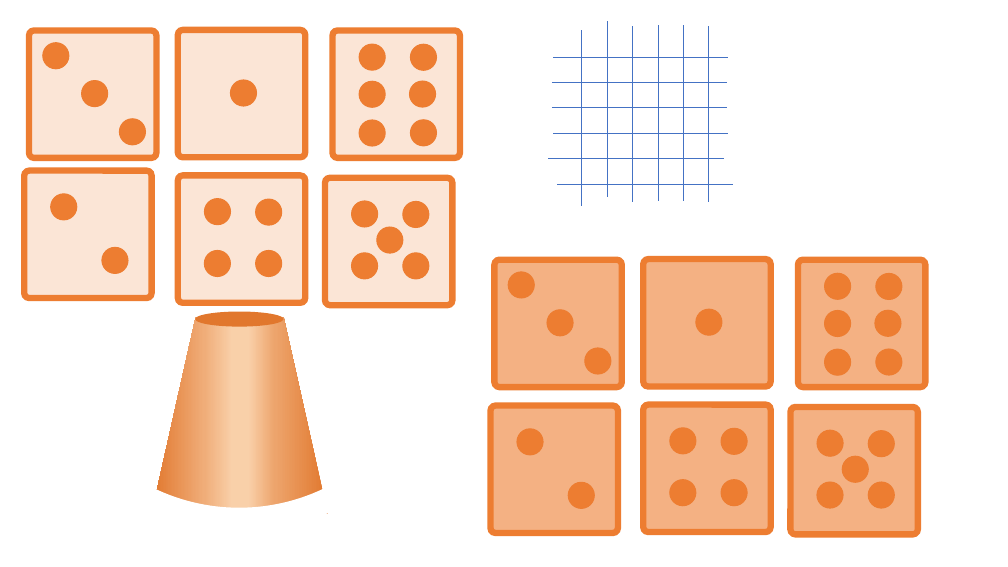
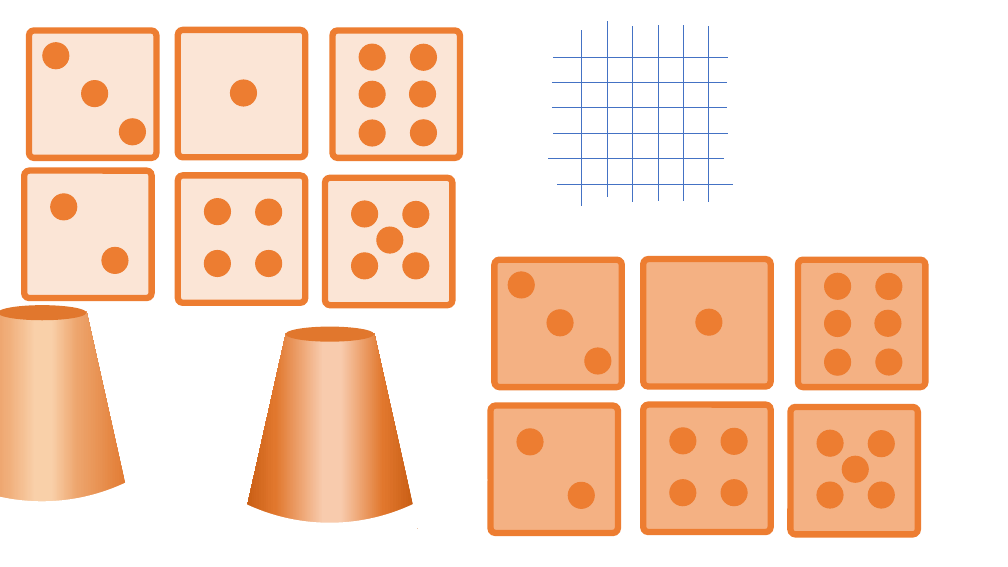
Before and after one commit to CodingPerudo/rudo, a slide deck: slide 2 of dice_face.pptx. Drawn at 1008x567 pixels with LibreOffice and Linux fonts; fonts in the diff are those of the drawing. Boxes give left, top, right and bottom in pixels: in the first picture for what was removed or moved away, otherwise in the second. Text is boxed around its words. In the diff, an @@ line names an element or a change of style, - is before the commit and + after.

```diff
--- a/dice_face.pptx
+++ b/dice_face.pptx
@@ arc (boxed as its full ellipse) resized from (x1=0, y1=17, x2=534, y2=567) to (x1=0, y1=11, x2=337, y2=567) @@
@@ arc (boxed as its full ellipse) added at (x1=35, y1=32, x2=625, y2=567), outline #FFFFFF 23 pt @@
@@ ellipse moved from (x1=195, y1=312, x2=284, y2=327) to (x1=0, y1=306, x2=86, y2=321) @@
@@ trapezoid resized from (x1=152, y1=318, x2=328, y2=514) to (x1=0, y1=311, x2=131, y2=507) @@
@@ ellipse added at (x1=286, y1=327, x2=374, y2=342), fill #E1772D @@
@@ trapezoid added at (x1=242, y1=333, x2=418, y2=529), fill gradient #C55A11 to #E1772D to #F8CBAD @@
```
Also in this commit, not shown: 1 other slide changed, 1 slide added, 8 other files.
